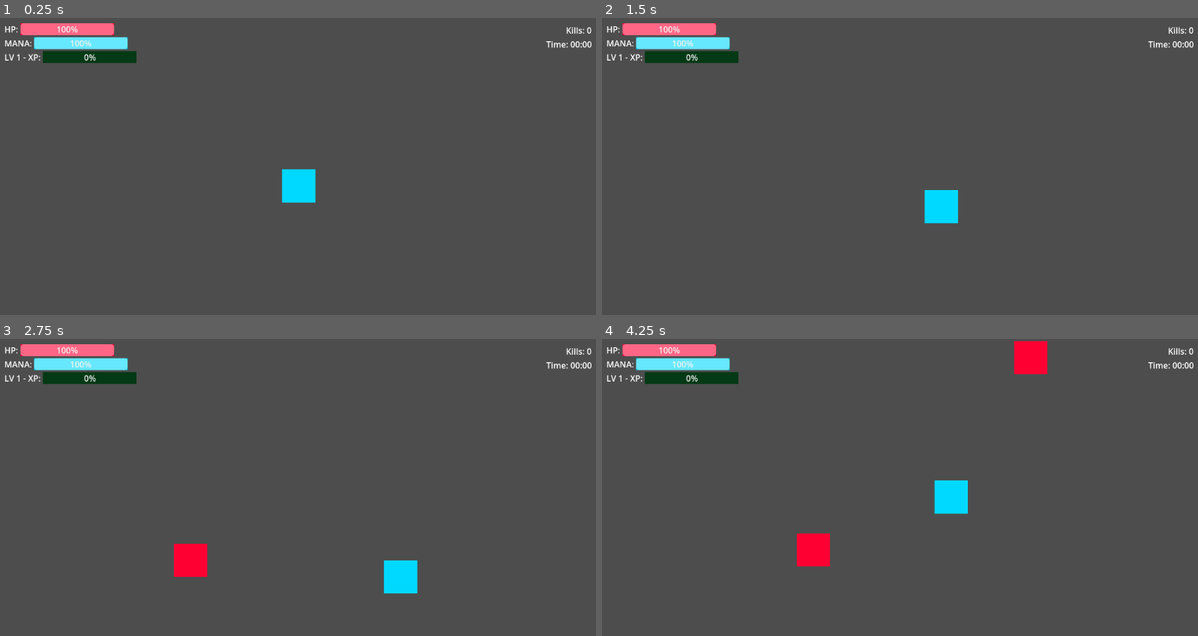
Above: before the commit, frames 1-4 (two rows, left to right).
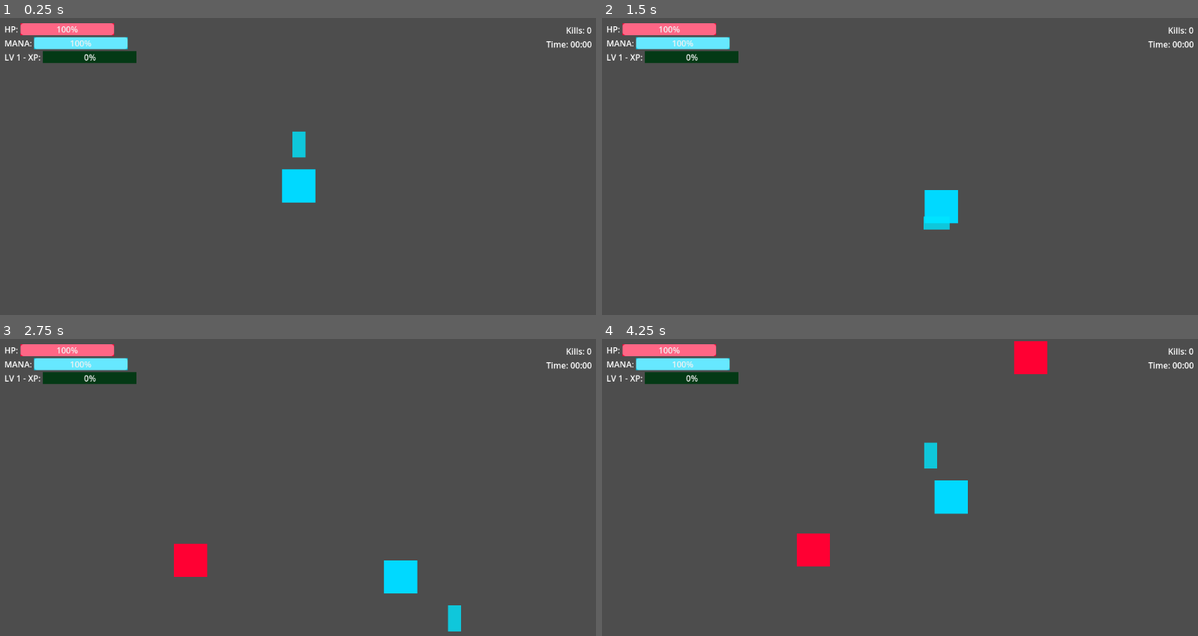
Above: after the commit, the same moments.

Repository: HoangAnhWilliam/Rescue-the-idol-godot
Game: Godot game, scene res://scenes/main_windBlade.tscn
Two runs of this game, one before a commit and one after it. Both use one fixed random seed, a clock stepped at 60 frames per second and the inputs below. Before the commit the project starts from res://scenes/main.tscn.
Inputs:
- Up to frame 1 (0.25 s): no input
- Up to frame 2 (1.5 s): hold D (move_right) 0.53-1.28 s; hold S (move_down) from 1.28 s (still down)
- Up to frame 3 (2.75 s): release S (move_down) at 2.03 s; hold D (move_right) from 2.03 s (still down)
- Up to frame 4 (4.25 s): release D (move_right) at 2.78 s; hold W (move_up) 2.78-3.53 s; hold A (move_left) from 3.53 s (still down)

The runs differ from the first frame. In frame 1, 0.2% of the frame differs, in the area x 49-52%, y 38-48%; in frame 2, 0.1%; in frame 3, 0.2%; in frame 4, 0.2%.

Commit message:
NEW WEAPON: WIND BLADE

Diff:
--- a/project.godot
+++ b/project.godot
@@ -11,7 +11,7 @@
 [application]
 
 config/name="Rescue the Idol"
-run/main_scene="uid://c5q3gxjbs06r7"
+run/main_scene="uid://cyf5hdr626p2r"
 config/features=PackedStringArray("4.5", "GL Compatibility")
 config/icon="res://icon.svg"
 
--- /dev/null
+++ b/scenes/main_windBlade.tscn
@@ -0,0 +1,109 @@
+[gd_scene load_steps=7 format=3 uid="uid://cyf5hdr626p2r"]
+
+[ext_resource type="PackedScene" uid="uid://5hwa1y6p6e8y" path="res://scenes/player/player_windBlade.tscn" id="1_3t554"]
+[ext_resource type="Script" uid="uid://blovmg3iws7j8" path="res://scripts/enemy_spawner.gd" id="2_6p40j"]
+[ext_resource type="PackedScene" uid="uid://cekjlfyi6xt4g" path="res://scenes/ui/upgrade_menu.tscn" id="3_bfoe7"]
+
+[sub_resource type="StyleBoxFlat" id="StyleBoxFlat_0wfyh"]
+bg_color = Color(1, 0, 0.2, 1)
+
+[sub_resource type="StyleBoxFlat" id="StyleBoxFlat_sugp2"]
+bg_color = Color(0, 0.8509804, 1, 1)
+
+[sub_resource type="StyleBoxFlat" id="StyleBoxFlat_jyhfs"]
+bg_color = Color(0.015686275, 0.22352941, 0.08235294, 1)
+
+[node name="Main" type="Node2D" groups=["upgrade_menu"]]
+
+[node name="Player" parent="." groups=["player"] instance=ExtResource("1_3t554")]
+
+[node name="EnemySpawner" type="Node2D" parent="."]
+script = ExtResource("2_6p40j")
+
+[node name="UI" type="CanvasLayer" parent="."]
+
+[node name="HUD" type="Control" parent="UI"]
+layout_mode = 3
+anchors_preset = 15
+anchor_right = 1.0
+anchor_bottom = 1.0
+grow_horizontal = 2
+grow_vertical = 2
+mouse_filter = 2
+
+[node name="StatsContainer" type="VBoxContainer" parent="UI/HUD"]
+custom_minimum_size = Vector2(250, 100)
+layout_mode = 0
+offset_left = 10.0
+offset_top = 10.0
+offset_right = 50.0
+offset_bottom = 50.0
+
+[node name="HPContainer" type="HBoxContainer" parent="UI/HUD/StatsContainer"]
+layout_mode = 2
+
+[node name="Label" type="Label" parent="UI/HUD/StatsContainer/HPContainer"]
+layout_mode = 2
+theme_override_font_sizes/font_size = 16
+text = "HP:"
+
+[node name="HPBar" type="ProgressBar" parent="UI/HUD/StatsContainer/HPContainer"]
+custom_minimum_size = Vector2(180, 20)
+layout_mode = 2
+theme_override_styles/background = SubResource("StyleBoxFlat_0wfyh")
+value = 100.0
+
+[node name="ManaContainer" type="HBoxContainer" parent="UI/HUD/StatsContainer"]
+layout_mode = 2
+
+[node name="Label" type="Label" parent="UI/HUD/StatsContainer/ManaContainer"]
+layout_mode = 2
+theme_override_font_sizes/font_size = 16
+text = "MANA:"
+
+[node name="ManaBar" type="ProgressBar" parent="UI/HUD/StatsContainer/ManaContainer"]
+custom_minimum_size = Vector2(180, 20)
+layout_mode = 2
+theme_override_styles/background = SubResource("StyleBoxFlat_sugp2")
+max_value = 50.0
+value = 50.0
+
+[node name="XPContainer" type="HBoxContainer" parent="UI/HUD/StatsContainer"]
+layout_mode = 2
+
+[node name="Label" type="Label" parent="UI/HUD/StatsContainer/XPContainer"]
+layout_mode = 2
+theme_override_font_sizes/font_size = 16
+text = "LV 1 - XP:"
+
+[node name="XPBar" type="ProgressBar" parent="UI/HUD/StatsContainer/XPContainer"]
+custom_minimum_size = Vector2(180, 20)
+layout_mode = 2
+theme_override_styles/background = SubResource("StyleBoxFlat_jyhfs")
+
+[node name="InfoContainer" type="VBoxContainer" parent="UI/HUD"]
+custom_minimum_size = Vector2(200, 80)
+layout_mode = 1
+anchors_preset = 1
+anchor_left = 1.0
+anchor_right = 1.0
+offset_left = -212.0
+offset_top = 12.0
+offset_right = -12.0
+offset_bottom = 92.0
+grow_horizontal = 0
+
+[node name="KillLabel" type="Label" parent="UI/HUD/InfoContainer"]
+layout_mode = 2
+theme_override_font_sizes/font_size = 16
+text = "Kills: 0"
+horizontal_alignment = 2
+
+[node name="TimeLabel" type="Label" parent="UI/HUD/InfoContainer"]
+layout_mode = 2
+theme_override_font_sizes/font_size = 16
+text = "Time: 00:00"
+horizontal_alignment = 2
+
+[node name="UpgradeMenu" parent="." instance=ExtResource("3_bfoe7")]
+visible = false
--- /dev/null
+++ b/scenes/player/player_windBlade.tscn
@@ -0,0 +1,29 @@
+[gd_scene load_steps=4 format=3 uid="uid://5hwa1y6p6e8y"]
+
+[ext_resource type="Script" uid="uid://cfv3nr6ipbt4l" path="res://scripts/player.gd" id="1_xxay3"]
+[ext_resource type="PackedScene" uid="uid://cbkrcbknrl3qb" path="res://scenes/weapons/wind_blade.tscn" id="2_xxay3"]
+
+[sub_resource type="RectangleShape2D" id="RectangleShape2D_dovo2"]
+size = Vector2(32, 32)
+
+[node name="Player" type="CharacterBody2D"]
+script = ExtResource("1_xxay3")
+
+[node name="ColorRect" type="ColorRect" parent="."]
+offset_left = -32.0
+offset_top = -32.0
+offset_right = 32.0
+offset_bottom = 32.0
+color = Color(0, 0.8509804, 1, 1)
+
+[node name="CollisionShape2D" type="CollisionShape2D" parent="."]
+position = Vector2(-32, -32)
+shape = SubResource("RectangleShape2D_dovo2")
+
+[node name="Camera2D" type="Camera2D" parent="."]
+position_smoothing_enabled = true
+position_smoothing_speed = 0.1
+
+[node name="WeaponPivot" type="Node2D" parent="."]
+
+[node name="WindBlade" parent="WeaponPivot" instance=ExtResource("2_xxay3")]
--- /dev/null
+++ b/scenes/weapons/wind_blade.tscn
@@ -0,0 +1,6 @@
+[gd_scene load_steps=2 format=3 uid="uid://cbkrcbknrl3qb"]
+
+[ext_resource type="Script" uid="uid://dtgflipigj8cx" path="res://scripts/wind_blade.gd" id="1_ije4l"]
+
+[node name="WindBlade" type="Node2D"]
+script = ExtResource("1_ije4l")
--- /dev/null
+++ b/scripts/wind_blade.gd
@@ -0,0 +1,206 @@
+extends Weapon
+class_name WindBladeWeapon
+
+# Override base weapon stats
+func _init():
+	damage = 8.0
+	attack_speed = 2.0
+	attack_range = 80.0  # Orbit radius
+	is_projectile = false
+
+# Wind Blade specific properties
+@export var orbit_radius: float = 80.0
+@export var rotation_speed: float = 3.0  # Rotations per second
+@export var num_blades: int = 1
+@export var movement_offset: float = 40.0  # ← TĂNG TỪ 15 → 40 (dễ thấy hơn)
+
+# State
+var rotation_angle: float = 0.0
+var blades: Array[Node2D] = []
+var current_offset: Vector2 = Vector2.ZERO  # Offset động theo movement
+var target_offset: Vector2 = Vector2.ZERO
+
+func _ready():
+	super._ready()  # Call parent Weapon._ready()
+	print("WindBlade ready: ", name)
+	print("Movement offset: ", movement_offset)
+
+	# Create initial blades
+	create_blades()
+
+func _process(delta):
+	# Update offset based on player movement
+	update_movement_offset(delta)
+
+	# Rotate blades around player
+	rotation_angle += rotation_speed * TAU * delta
+	if rotation_angle >= TAU:
+		rotation_angle -= TAU
+
+	# Update blade positions
+	update_blade_positions()
+
+	# Attack cooldown
+	attack_cooldown -= delta
+	if attack_cooldown <= 0:
+		check_blade_hits()
+		attack_cooldown = 1.0 / attack_speed
+
+func update_movement_offset(delta: float):
+	# Check player exists
+	if not player:
+		print("ERROR: Player not found in WindBlade!")
+		return
+
+	# Get player velocity
+	var player_velocity = Vector2.ZERO
+	if "velocity" in player:
+		player_velocity = player.velocity
+
+	# Calculate target offset based on velocity
+	if player_velocity.length() > 10:  # Player đang di chuyển
+		# Normalize và scale theo movement_offset
+		target_offset = player_velocity.normalized() * movement_offset
+
+		# DEBUG: In ra để check
+		if int(Time.get_ticks_msec()) % 500 < 20:  # Print mỗi 0.5s
+			print("Moving! Velocity: ", player_velocity.normalized(), " Offset: ", target_offset)
+	else:
+		# Player đứng yên → về trung tâm
+		target_offset = Vector2.ZERO
+
+	# Smooth interpolation (lerp) để offset mượt mà
+	var lerp_speed = 8.0  # ← TĂNG TỪ 5.0 → 8.0 (nhanh hơn)
+	current_offset = current_offset.lerp(target_offset, delta * lerp_speed)
+
+	# Apply offset to weapon position
+	position = current_offset
+
+func create_blades():
+	# Clear existing blades
+	for blade in blades:
+		if is_instance_valid(blade):
+			blade.queue_free()
+	blades.clear()
+
+	# Create new blades
+	for i in range(num_blades):
+		var blade = create_single_blade()
+		add_child(blade)
+		blades.append(blade)
+
+	print("Created ", num_blades, " wind blades")
+
+func create_single_blade() -> Node2D:
+	# Simple visual for now (ColorRect as placeholder)
+	var blade = Node2D.new()
+
+	# Visual (cyan rectangle) - TĂNG SIZE ĐỂ DỄ THẤY
+	var visual = ColorRect.new()
+	visual.size = Vector2(25, 50)  # ← TĂNG từ 20x40 → 25x50
+	visual.position = Vector2(-12.5, -25)  # Center pivot
+	visual.color = Color(0, 0.9, 1, 0.8)  # Cyan, more visible
+	blade.add_child(visual)
+
+	# Hitbox
+	var area = Area2D.new()
+	var collision = CollisionShape2D.new()
+	var shape = RectangleShape2D.new()
+	shape.size = Vector2(25, 50)
+	collision.shape = shape
+	area.add_child(collision)
+	blade.add_child(area)
+
+	# Connect signal
+	area.body_entered.connect(_on_blade_hit.bind(blade))
+
+	return blade
+
+func update_blade_positions():
+	var angle_offset = TAU / num_blades  # Evenly space blades
+
+	for i in range(blades.size()):
+		if i >= num_blades:
+			break
+
+		if not is_instance_valid(blades[i]):
+			continue
+
+		var blade = blades[i]
+		var angle = rotation_angle + (i * angle_offset)
+
+		# Position blade in orbit
+		blade.position = Vector2(
+			cos(angle) * orbit_radius,
+			sin(angle) * orbit_radius
+		)
+
+		# Rotate blade to face outward
+		blade.rotation = angle + PI / 2
+
+func check_blade_hits():
+	# Check each blade for enemies in range
+	for blade in blades:
+		if not is_instance_valid(blade):
+			continue
+
+		if blade.get_child_count() < 2:
+			continue
+
+		var area = blade.get_child(1) as Area2D
+		if not area:
+			continue
+
+		# Get overlapping bodies
+		var overlapping = area.get_overlapping_bodies()
+
+		for body in overlapping:
+			if body.is_in_group("enemies") and is_instance_valid(body):
+				attack_enemy(body)
+
+func attack_enemy(enemy: CharacterBody2D):
+	if not is_instance_valid(enemy):
+		return
+
+	# Calculate damage
+	var final_damage = calculate_damage()
+	var is_crit = check_crit()
+
+	# Deal damage
+	if enemy.has_method("take_damage"):
+		enemy.take_damage(final_damage, global_position, is_crit)
+
+		# Camera shake on hit
+		if camera:
+			if is_crit and camera.has_method("crit_shake"):
+				camera.crit_shake()
+			elif camera.has_method("small_shake"):
+				camera.small_shake()
+
+func _on_blade_hit(body: Node2D, blade: Node2D):
+	pass
+
+func upgrade():
+	level += 1
+	damage *= 1.15
+
+	if num_blades < 6:
+		num_blades += 1
+		create_blades()
+	else:
+		rotation_speed *= 1.1
+		attack_speed *= 1.05
+
+	print("WindBlade upgraded to level ", level)
+	print("- Damage: ", damage)
+	print("- Blades: ", num_blades)
+	print("- Rotation speed: ", rotation_speed)
+
+func get_dps() -> float:
+	return damage * attack_speed * num_blades
+
+func attack(target: CharacterBody2D):
+	pass
+
+func find_closest_enemy() -> CharacterBody2D:
+	return null
Not shown, added: scripts/wind_blade.gd.uid
